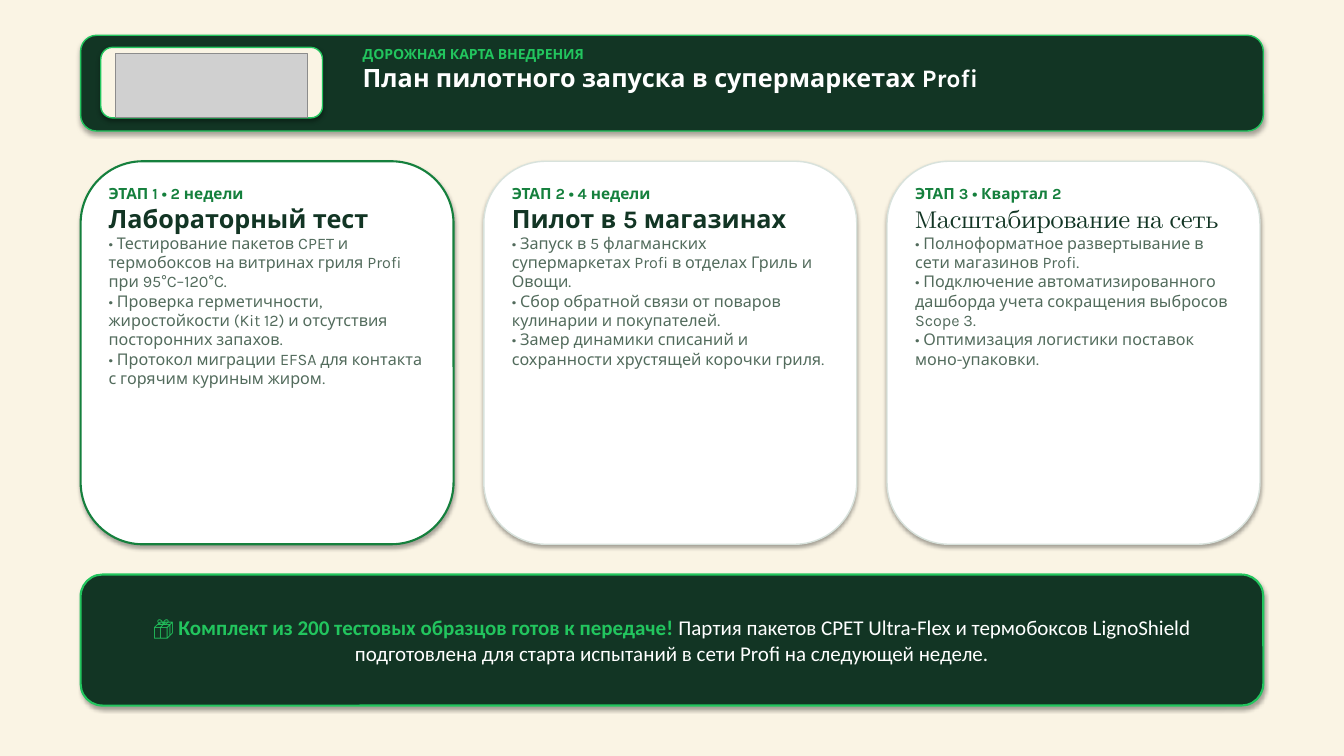
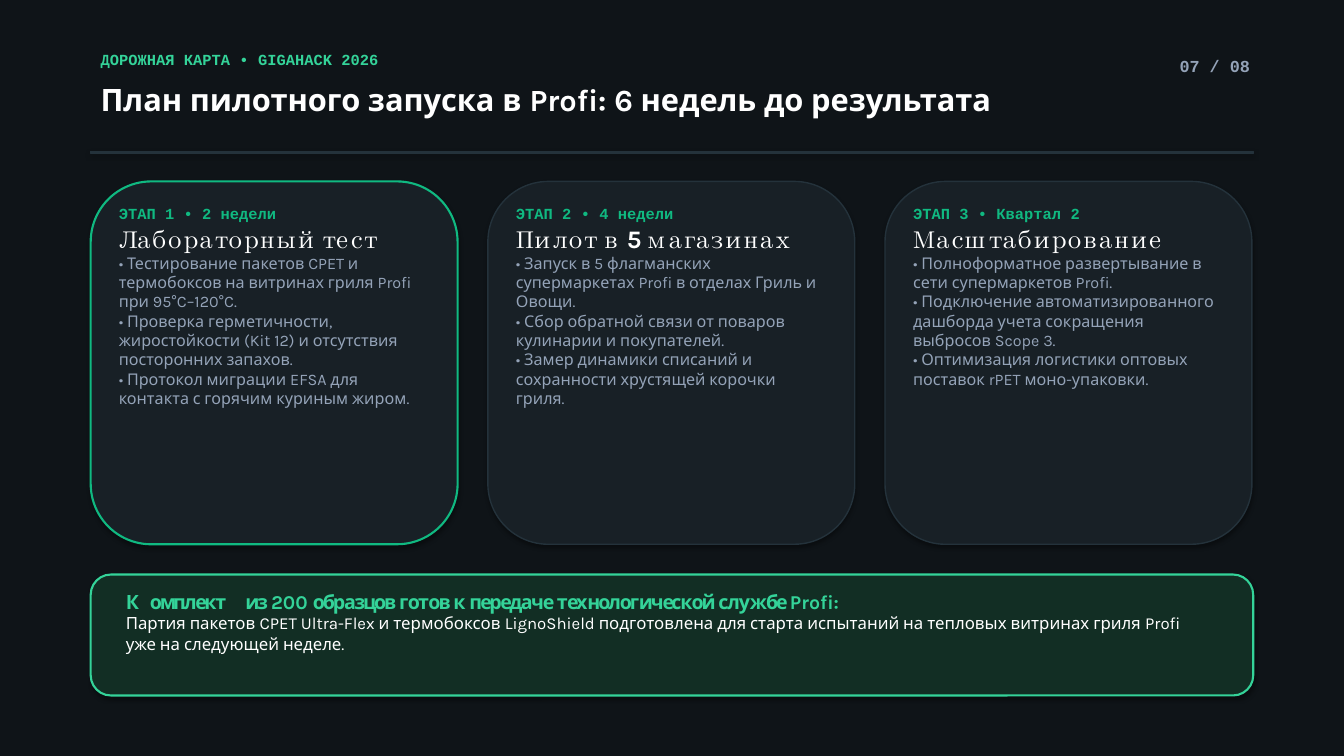
Before and after one commit to lisqrn/Hackaton-202636, a slide deck: slide 7 of PackShift_Profi_Gigahack2026.pptx. Drawn at 1344x756 pixels with LibreOffice and Linux fonts; fonts in the diff are those of the drawing; grey boxes stand for pictures. Boxes give left, top, right and bottom in pixels: in the first picture for what was removed or moved away, otherwise in the second. Text is boxed around its words. In the diff, an @@ line names an element or a change of style, - is before the commit and + after.

Commit message:
feat: complete pure deeptech hackathon deck in dark graphite and neon emerald without website styling

```diff
--- a/PackShift_Profi_Gigahack2026.pptx
+++ b/PackShift_Profi_Gigahack2026.pptx
@@ rectangle at (0,0,1344,756): fill #FAF4E4 to #0F1418; outline #FAF4E4 0.75 pt to #0F1418 0.75 pt @@
@@ rounded rectangle removed at (81,35,1263,131) @@
@@ rounded rectangle removed at (101,47,323,118) @@
@@ text added at (101,54,378,68), 11 pt, text #34D399, bold @@
+ДОРОЖНАЯ КАРТА • GIGAHACK 2026
@@ picture removed at (116,53,308,117) @@
@@ text at (101,89,991,119): text changed; size 18 to 22 pt @@
-ДОРОЖНАЯ КАРТА ВНЕДРЕНИЯ
-План пилотного запуска в супермаркетах Profi
+План пилотного запуска в Profi: 6 недель до результата
@@ text added at (1180,61,1250,72), 12 pt, text #94A3B8, bold @@
+07 / 08
@@ rectangle added at (91,151,1253,153), fill #24323B, outline #24323B 0.75 pt @@
@@ rounded rectangle: place and size @@
-rounded rectangle at (81,161,454,544)
+rounded rectangle at (91,181,458,544)
@@ rounded rectangle at (91,181,458,544): fill #FFFFFF to #182026; outline #15803D 1.5 pt to #10B981 1.5 pt @@
@@ text "ЭТАП 1 • 2 недели": place and size @@
-text "ЭТАП 1 • 2 недели" at (109,188,422,388)
+text "ЭТАП 1 • 2 недели" at (119,209,412,408)
@@ text "ЭТАП 1 • 2 недели" at (119,209,412,408): font Karla to Courier New, text colour #15803D to #10B981 in "ЭТАП 1 • 2 недели"; text colour #123524 to #FFFFFF in "Лабораторный тест"; text colour #526B5C to #94A3B8 in "• Тестирование пакетов CPET и термобоксов на ...", "• Проверка герметичности, жиростойкости (Kit 12) и ...", "• Протокол миграции EFSA для контакта с ..." @@
@@ rounded rectangle: place and size @@
-rounded rectangle at (484,161,857,544)
+rounded rectangle at (488,181,855,544)
@@ rounded rectangle at (488,181,855,544): fill #FFFFFF to #182026; outline #D8E2DC 1 pt to #24323B 1 pt @@
@@ text "ЭТАП 2 • 4 недели": place and size @@
-text "ЭТАП 2 • 4 недели" at (512,188,822,369)
+text "ЭТАП 2 • 4 недели" at (516,209,816,408)
@@ text "ЭТАП 2 • 4 недели" at (516,209,816,408): font Karla to Courier New, text colour #15803D to #10B981 in "ЭТАП 2 • 4 недели"; text colour #123524 to #FFFFFF in "Пилот в 5 магазинах"; text colour #526B5C to #94A3B8 in "• Запуск в 5 флагманских супермаркетах Profi ...", "• Сбор обратной связи от поваров кулинарии ...", "• Замер динамики списаний и сохранности хрустящей ..." @@
@@ rounded rectangle at (885,181,1252,544): fill #FFFFFF to #182026; outline #D8E2DC 1 pt to #24323B 1 pt @@
@@ rounded rectangle: place and size @@
-rounded rectangle at (887,161,1260,544)
+rounded rectangle at (885,181,1252,544)
@@ text "ЭТАП 3 • Квартал 2": place and size @@
-text "ЭТАП 3 • Квартал 2" at (915,188,1228,369)
+text "ЭТАП 3 • Квартал 2" at (913,208,1214,389)
@@ text at (913,208,1214,350): font Karla to Courier New, text colour #15803D to #10B981 in "ЭТАП 3 • Квартал 2"; text colour #526B5C to #94A3B8 in "• Подключение автоматизированного дашборда учета сокращения  ..." @@
@@ text at (913,257,1201,292): text changed; text colour #526B5C to #94A3B8 @@
-Масштабирование на сеть
-• Полноформатное развертывание в сети магазинов Profi.
+Масштабирование
+• Полноформатное развертывание в сети супермаркетов Profi.
@@ text at (913,353,1187,389): text changed; text colour #526B5C to #94A3B8 @@
-• Оптимизация логистики поставок моно-упаковки.
+• Оптимизация логистики оптовых поставок rPET моно-упаковки.
@@ rounded rectangle: place and size @@
-rounded rectangle at (81,575,1263,706)
+rounded rectangle at (91,575,1253,696)
@@ rounded rectangle at (91,575,1253,696): fill #123524 to #122E24; outline #22C55E 1.5 pt to #34D399 1.5 pt @@
@@ text added at (126,593,1180,654), 12 pt, text #FFFFFF @@
+📦 Комплект из 200 образцов готов к передаче технологической службе Profi:
+Партия пакетов CPET Ultra-Flex и термобоксов LignoShield подготовлена для старта испытаний на тепловых витринах гриля Profi уже на следующей неделе.
@@ text in rounded rectangle at (178,620,1190,665): text removed @@
-📦 Комплект из 200 тестовых образцов готов к передаче! Партия пакетов CPET Ultra-Flex и термобоксов LignoShield подготовлена для старта испытаний в сети Profi на следующей неделе.
```
Also in this commit, not shown: 7 other slides changed, 3 other files.
